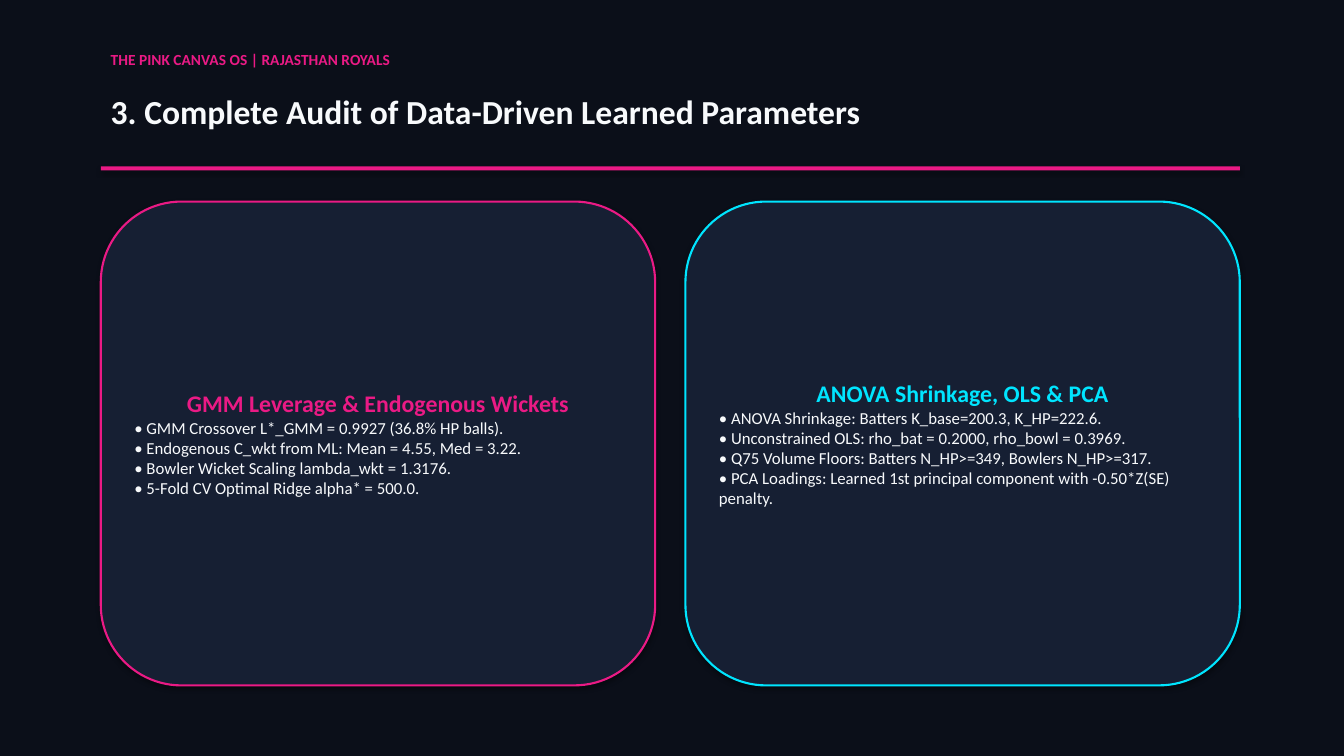
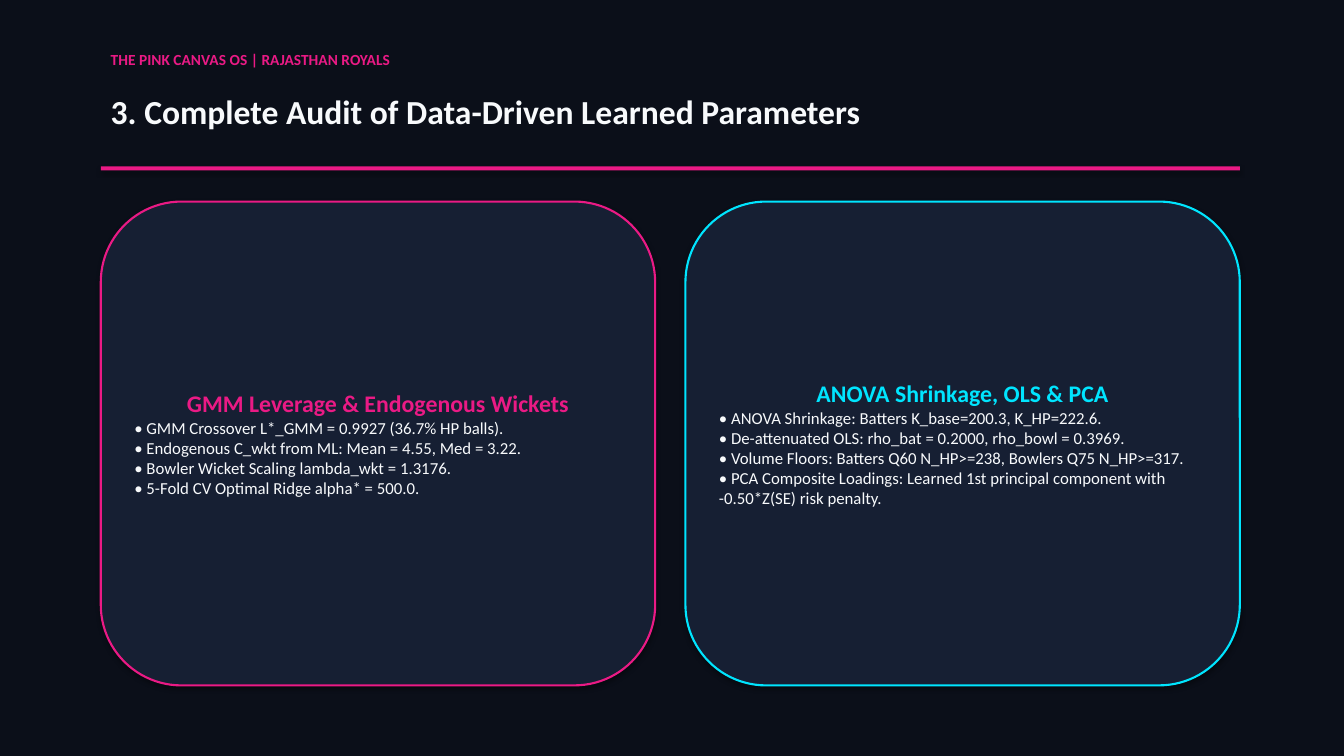
Before and after one commit to passionate-coder26/SupeRR-selector, a slide deck: slide 4 of assets/SupeRR_Selector_S2_Methodology_Report.pptx. Drawn at 1344x756 pixels with LibreOffice and Linux fonts; fonts in the diff are those of the drawing. Boxes give left, top, right and bottom in pixels: in the first picture for what was removed or moved away, otherwise in the second. Text is boxed around its words. In the diff, an @@ line names an element or a change of style, - is before the commit and + after.

```diff
--- a/assets/SupeRR_Selector_S2_Methodology_Report.pptx
+++ b/assets/SupeRR_Selector_S2_Methodology_Report.pptx
@@ text in rounded rectangle at (146,422,503,437): text changed @@
-• GMM Crossover L*_GMM = 0.9927 (36.8% HP balls).
+• GMM Crossover L*_GMM = 0.9927 (36.7% HP balls).
@@ text in rounded rectangle at (719,432,1184,507): text changed @@
-• Unconstrained OLS: rho_bat = 0.2000, rho_bowl = 0.3969.
-• Q75 Volume Floors: Batters N_HP>=349, Bowlers N_HP>=317.
-• PCA Loadings: Learned 1st principal component with -0.50*Z(SE) penalty.
+• De-attenuated OLS: rho_bat = 0.2000, rho_bowl = 0.3969.
+• Volume Floors: Batters Q60 N_HP>=238, Bowlers Q75 N_HP>=317.
+• PCA Composite Loadings: Learned 1st principal component with -0.50*Z(SE) risk penalty.
```
Also in this commit, not shown: 6 other slides changed, 2 slides added, 2 slides removed, 7 other files.
